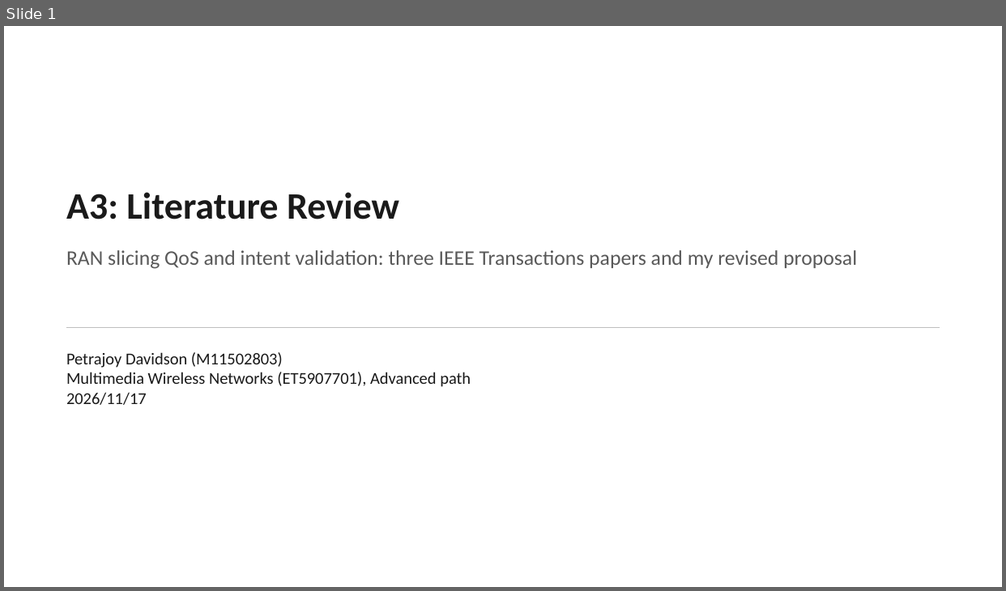
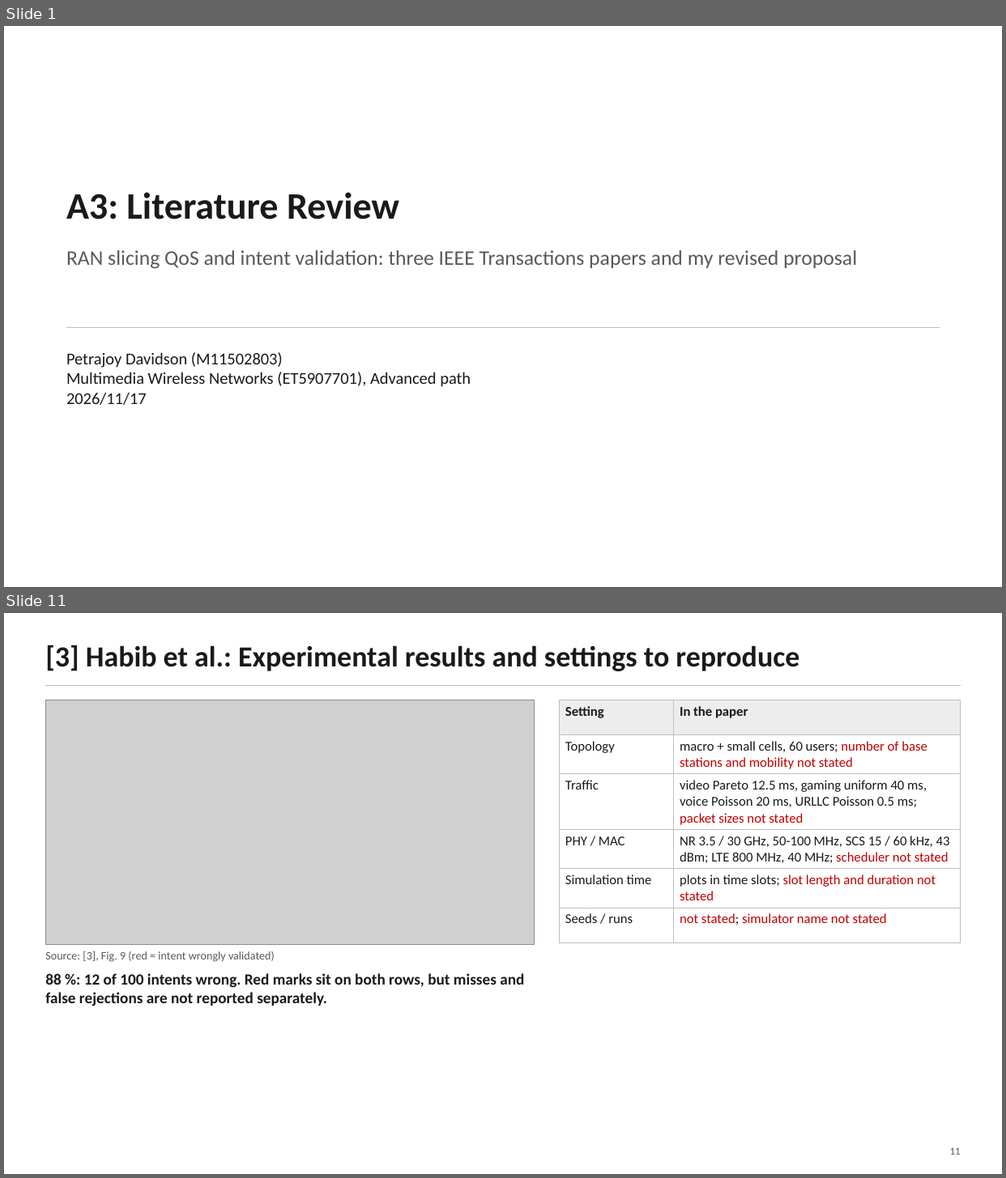
Before and after one commit to petrajoyd/MWN-2026-M11502803-Petrajoy-Davidson, a slide deck: A3-literature-review/presentation/A3-literature-review.pptx. Shown one above the other, each under a label of ours: slide 1 before the commit, slides 1 and 11 after it; the slides between them are not shown. The pictures are 1006x591 and 1006x1178 pixels, drawn with LibreOffice and Linux fonts; fonts in the diff are those of the drawing; grey boxes stand for pictures. Boxes give left, top, right and bottom in pixels: in the first picture for what was removed or moved away, otherwise in the second. Text is boxed around its words. In the diff, an @@ line names an element or a change of style, - is before the commit and + after.

```diff
--- a/A3-literature-review/presentation/A3-literature-review.pptx
+++ b/A3-literature-review/presentation/A3-literature-review.pptx
@@ slide 11 added at [4, 613, 1002, 1174], background #FFFFFF @@
@@ text added at [45, 645, 799, 671], 28 pt, text #1A1A1A, bold @@
+[3] Habib et al.: Experimental results and settings to reproduce
@@ line added from (46, 686) to (961, 686), #BFBFBF 1 pt @@
@@ picture added at [46, 700, 535, 944] @@
@@ table added at [560, 700, 961, 928], 6 rows, 2 columns @@
+Setting | In the paper
+Topology | macro + small cells, 60 users; number of base stations and mobility not stated
+Traffic | video Pareto 12.5 ms, gaming uniform 40 ms, voice Poisson 20 ms, URLLC Poisson 0.5 ms; packet sizes not stated
+PHY / MAC | NR 3.5 / 30 GHz, 50-100 MHz, SCS 15 / 60 kHz, 43 dBm; LTE 800 MHz, 40 MHz; scheduler not stated
+Simulation time | plots in time slots; slot length and duration not stated
+Seeds / runs | not stated; simulator name not stated
@@ text added at [45, 952, 275, 962], 11 pt, text #595959 @@
+Source: [3], Fig. 9 (red = intent wrongly validated)
@@ text added at [45, 973, 524, 1007], 15 pt, text #1A1A1A, bold @@
+88 %: 12 of 100 intents wrong. Red marks sit on both rows, but misses and false rejections are not reported separately.
@@ text added at [950, 1148, 961, 1155], 10 pt, text #595959 @@
+11
```
Also in this commit, not shown: 4 slides changed, 7 other slides added, 7 slides removed, 8 other files.
